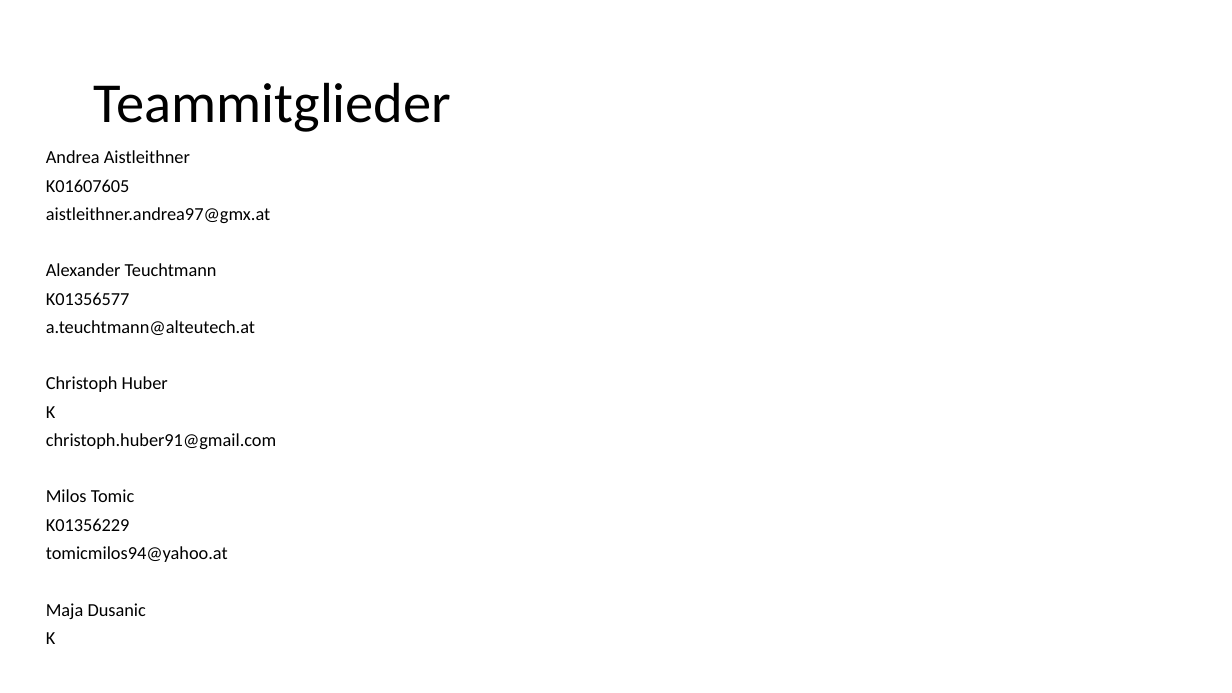
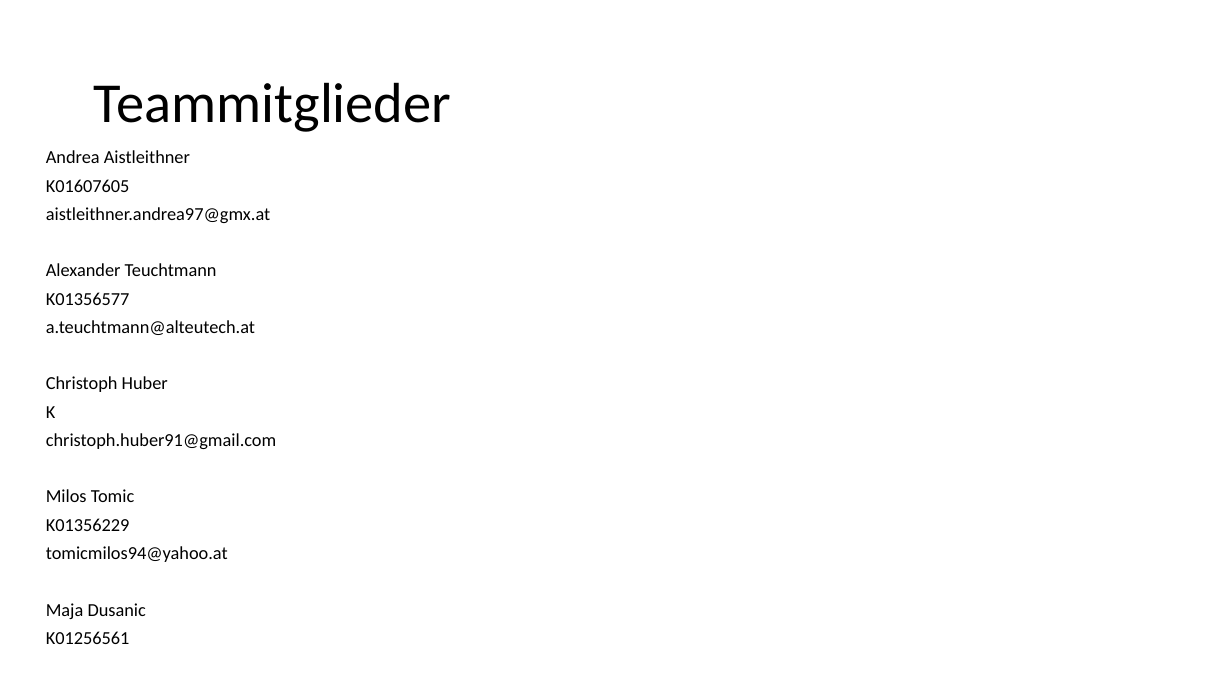
Before and after one commit to ateuchtmann/259035_SoftEngPR, a slide deck: slide 2 of Organisation/PR Software Engineering.pptx. Drawn at 1232x693 pixels with LibreOffice and Linux fonts; fonts in the diff are those of the drawing. Boxes give left, top, right and bottom in pixels: in the first picture for what was removed or moved away, otherwise in the second. Text is boxed around its words. In the diff, an @@ line names an element or a change of style, - is before the commit and + after.

```diff
--- a/Organisation/PR Software Engineering.pptx
+++ b/Organisation/PR Software Engineering.pptx
@@ text at (x1=46, y1=631, x2=130, y2=644): text changed @@
-K
+K01256561
```
Also in this commit, not shown: 1 other slide changed.
